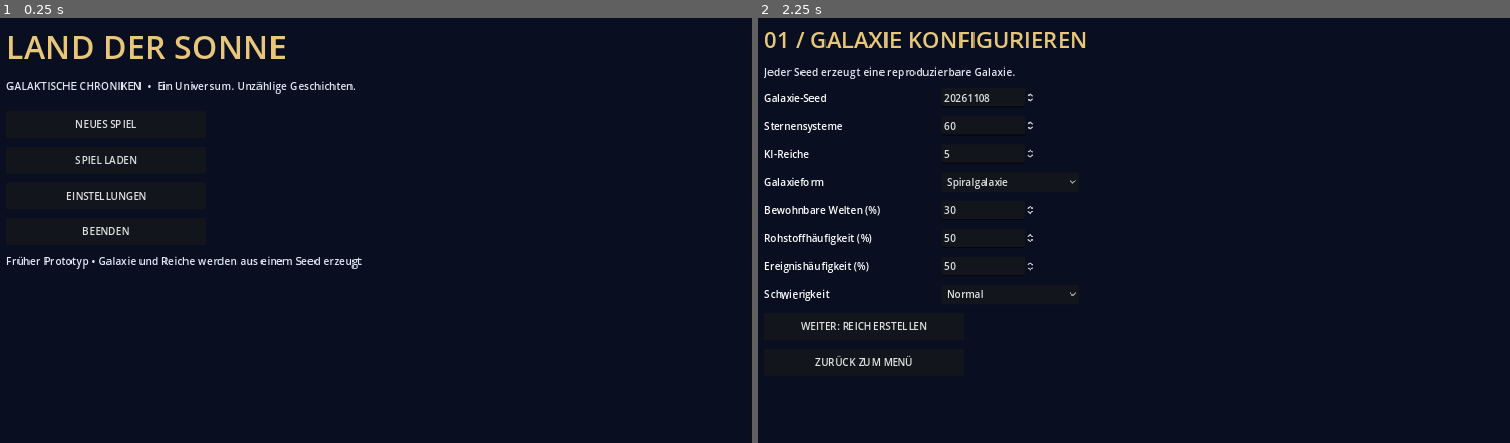
Above: before the commit, frames 1-2 (left to right).
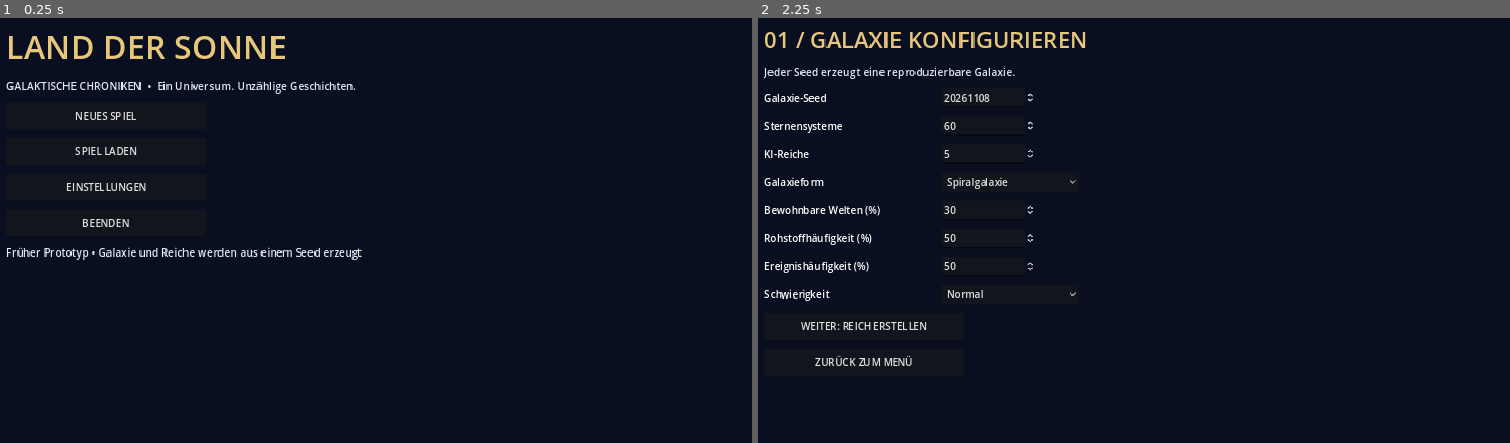
Above: after the commit, the same moments.

Repository: justuslaier-cmyk/Land-der-Sonne
Game: Godot game, scene res://scenes/galaxy.tscn
Two runs of this game, one before a commit and one after it. Both use one fixed random seed, a clock stepped at 60 frames per second and the inputs below.
Inputs:
- Up to frame 1 (0.25 s): no input
- Up to frame 2 (2.25 s): click "NEUES SPIEL" at 0.5 s; click "ZURÜCK ZUM MENÜ" at 1.25 s; click "NEUES SPIEL" at 2 s

The runs differ from the first frame. In frame 1, 1.7% of the frame differs, in the area x 0-49%, y 22-60%; in frame 2, nothing differs.

Commit message:
feat: launch galactic menu and correct UI container API

Diff:
--- a/game/scripts/galaxy/galaxy_ui.gd
+++ b/game/scripts/galaxy/galaxy_ui.gd
@@ -69,7 +69,6 @@
     _clear()
     _title("LAND DER SONNE", 52)
     _label("GALAKTISCHE CHRONIKEN  •  Ein Universum. Unzählige Geschichten.")
-    root.add_spacer(false)
     _button("NEUES SPIEL", _show_settings)
     _button("SPIEL LADEN", _load_game)
     _button("EINSTELLUNGEN", _show_options)
